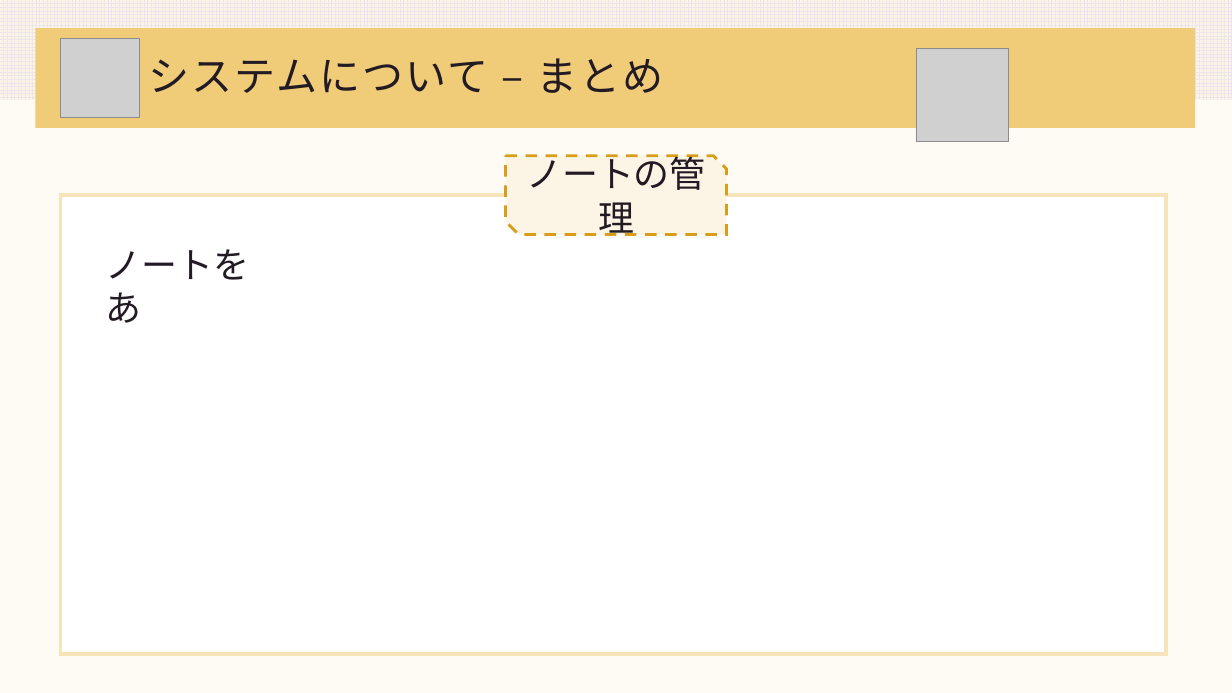
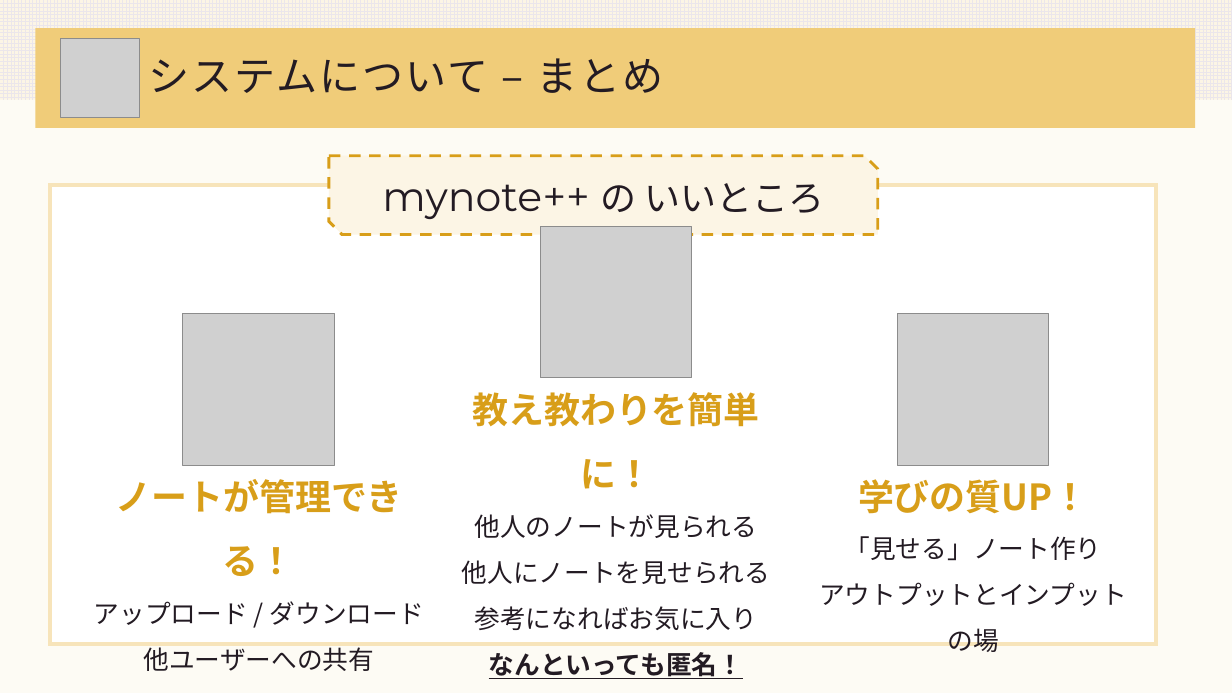
Before and after one commit to DOJO-2021/A-4, a slide deck: slide 14 of documents/worldMap発表資料.pptx (slide 13 before the commit). Drawn at 1232x693 pixels with LibreOffice and Linux fonts; fonts in the diff are those of the drawing; grey boxes stand for pictures. Boxes give left, top, right and bottom in pixels: in the first picture for what was removed or moved away, otherwise in the second. Text is boxed around its words. In the diff, an @@ line names an element or a change of style, - is before the commit and + after.

```diff
--- a/documents/worldMap発表資料.pptx
+++ b/documents/worldMap発表資料.pptx
@@ picture removed at [916, 49, 1008, 141] @@
@@ snip diag rect "mynote++ の いいところ": place and size @@
-snip diag rect "mynote++ の いいところ" at [506, 156, 726, 235]
+snip diag rect "mynote++ の いいところ" at [329, 156, 878, 235]
@@ rectangle: place and size @@
-rectangle at [61, 195, 1167, 654]
+rectangle at [51, 186, 1157, 645]
@@ text in snip diag rect at [382, 183, 824, 219]: text changed; size 28 to 32 pt; font Noto Sans CJK JP to Montserrat @@
-ノートの管理
+mynote++ の いいところ
@@ picture added at [541, 226, 692, 378] @@
@@ text in rectangle at [105, 249, 249, 323]: text removed @@
-ノートを
-あ
@@ picture added at [183, 313, 335, 465] @@
@@ picture added at [897, 313, 1049, 465] @@
@@ text added at [462, 392, 770, 679], 20 pt, text #231B23 @@
+教え教わりを簡単に！
+他人のノートが見られる
+他人にノートを見せられる
+参考になればお気に入り
+なんといっても匿名！
@@ text added at [94, 479, 424, 671], 20 pt, text #231B23 @@
+ノートが管理できる！
+アップロード / ダウンロード
+他ユーザーへの共有
@@ text added at [819, 479, 1127, 606], 20 pt, text #231B23 @@
+学びの質UP！
+「見せる」ノート作り
+アウトプットとインプットの場
```
Also in this commit, not shown: 2 other slides changed, 1 slide added, 4 slides removed.
